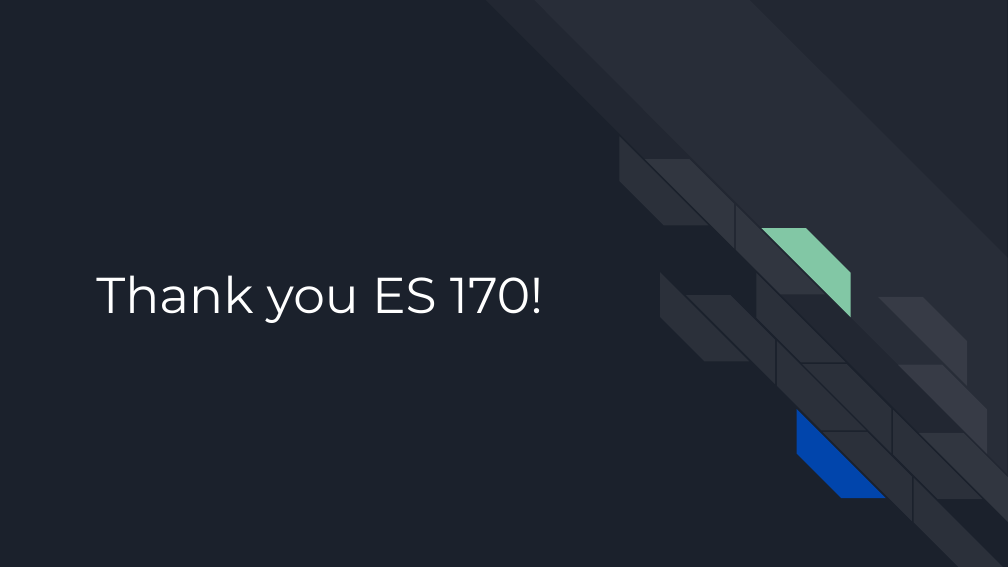
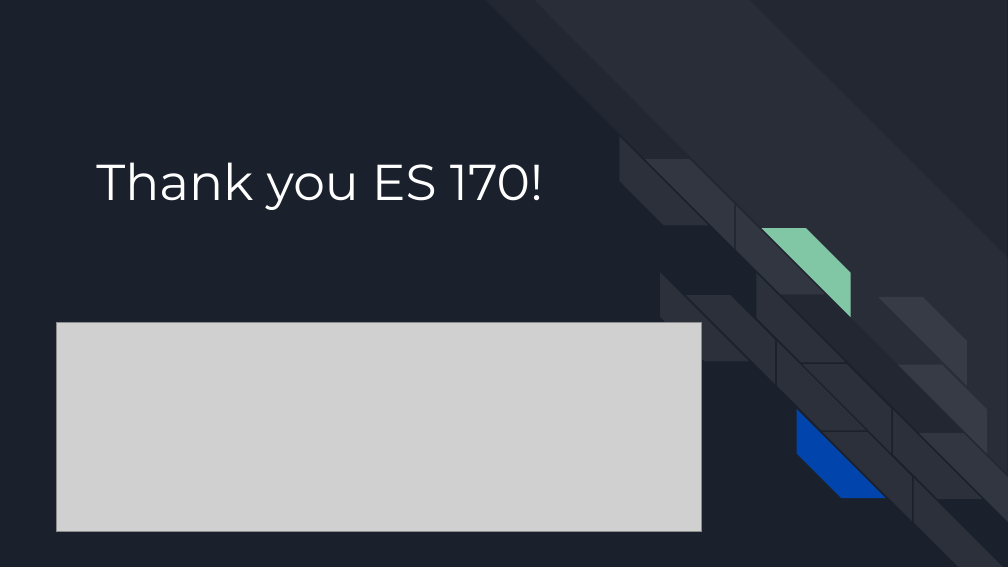
Before and after one commit to philippemnoel/QuantumErrorCorrectionProject, a slide deck: slide 17 of QEC Final Project.pptx. Drawn at 1008x567 pixels with LibreOffice and Linux fonts; fonts in the diff are those of the drawing; grey boxes stand for pictures. Boxes give left, top, right and bottom in pixels: in the first picture for what was removed or moved away, otherwise in the second. Text is boxed around its words. In the diff, an @@ line names an element or a change of style, - is before the commit and + after.

```diff
--- a/QEC Final Project.pptx
+++ b/QEC Final Project.pptx
@@ title "Thank you ES 170!": place and size @@
-title "Thank you ES 170!" at <box>96,275,543,323</box>
+title "Thank you ES 170!" at <box>96,162,543,210</box>
@@ picture added at <box>56,323,702,532</box> @@
```
Also in this commit, not shown: 5 other slides changed.
